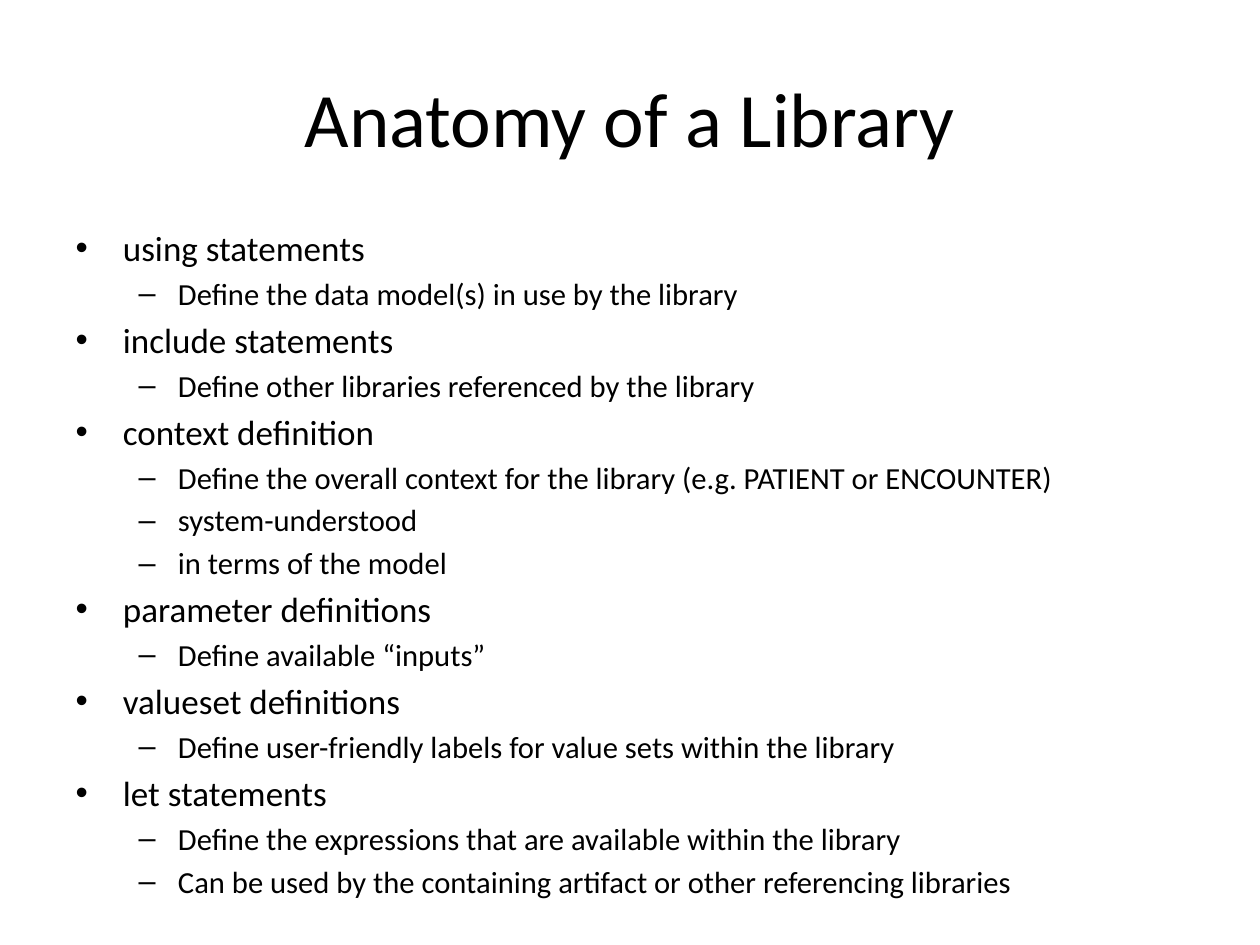
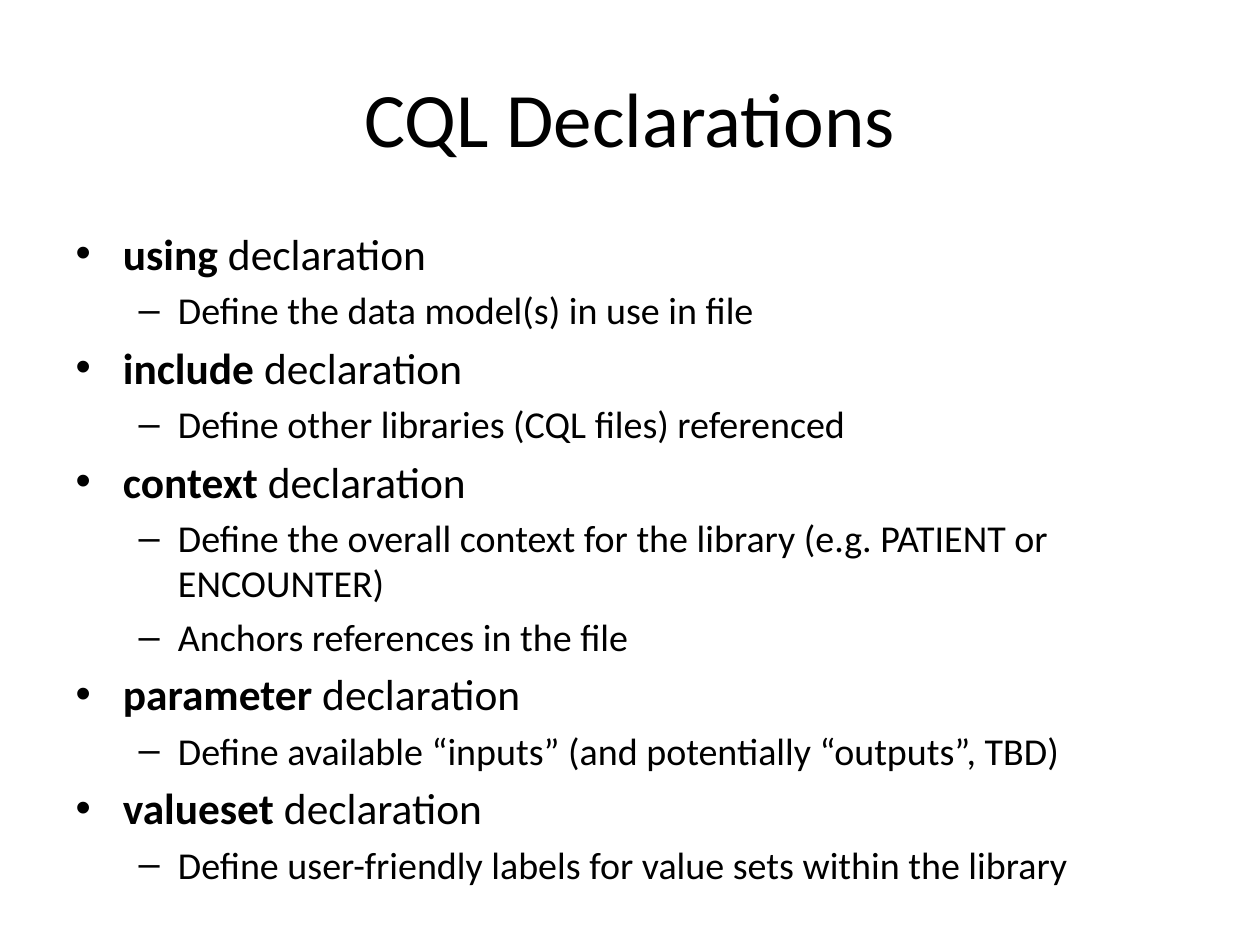
Before and after one commit to cqframework/OneModel, a slide deck: slide 5 of CQL/Documents/CQLUpdate_AllHands_20140604.pptx (slide 3 before the commit). Drawn at 1260x945 pixels with LibreOffice and Linux fonts; fonts in the diff are those of the drawing. Boxes give left, top, right and bottom in pixels: in the first picture for what was removed or moved away, otherwise in the second. Text is boxed around its words. In the diff, an @@ line names an element or a change of style, - is before the commit and + after.

Commit message:
Updating CQL slide decks.

```diff
--- a/CQL/Documents/CQLUpdate_AllHands_20140604.pptx
+++ b/CQL/Documents/CQLUpdate_AllHands_20140604.pptx
@@ title at bbox=[365, 93, 894, 158]: text changed @@
-Anatomy of a Library
+CQL Declarations
@@ text at bbox=[123, 239, 844, 499]: text changed; size 17.5 to 21.7 pt @@
-• using statements
-  – Define the data model(s) in use by the library
-• include statements
-  – Define other libraries referenced by the library
-• context definition
+• using declaration
+  – Define the data model(s) in use in file
+• include declaration
+  – Define other libraries (CQL files) referenced
+• context declaration
@@ text at bbox=[178, 524, 1067, 885]: size 17.5 to 21.7 pt in "Define the overall context for the library ...", "Define user-friendly labels for value sets within ..." @@
@@ text at bbox=[123, 624, 1059, 825]: text changed; size 17.5 to 21.7 pt @@
-  – system-understood
-  – in terms of the model
-• parameter definitions
-  – Define available “inputs”
-• valueset definitions
+  – Anchors references in the file
+• parameter declaration
+  – Define available “inputs” (and potentially “outputs”, TBD)
+• valueset declaration
@@ text at bbox=[123, 781, 1011, 899]: paragraphs removed @@
-• let statements
-  – Define the expressions that are available within the library
-  – Can be used by the containing artifact or other referencing libraries
```
Also in this commit, not shown: 1 other slide changed, 3 slides added, 1 slide removed, 1 other file.
